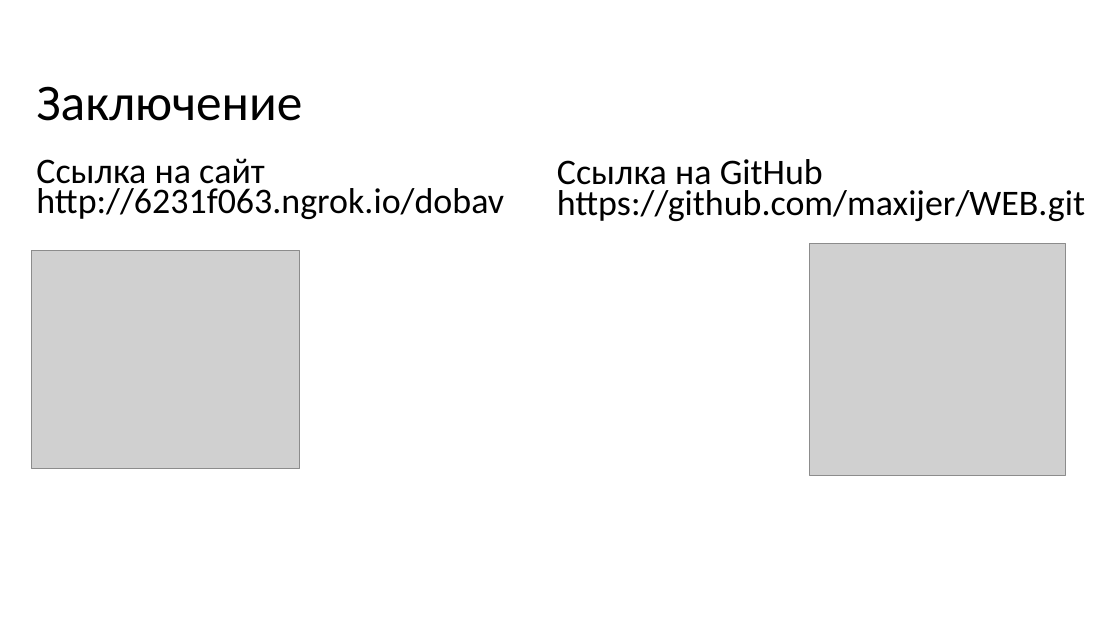
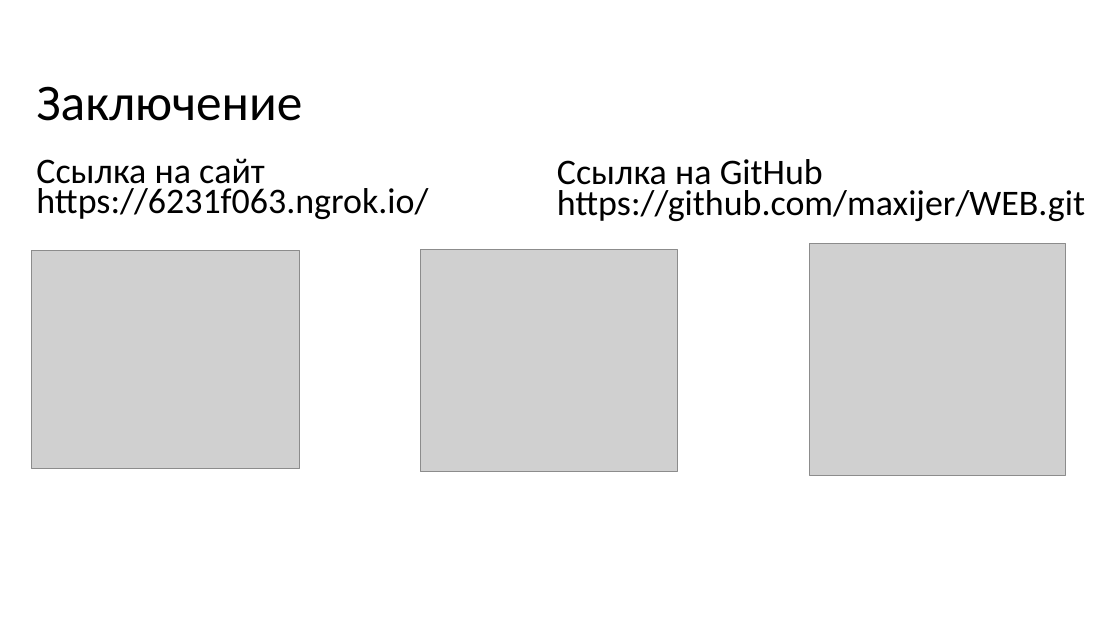
Before and after one commit to maxijer/WEB, a slide deck: slide 9 of Олимпиус.pptm. Drawn at 1120x630 pixels with LibreOffice and Linux fonts; fonts in the diff are those of the drawing; grey boxes stand for pictures; background and template pictures are left out. Boxes give left, top, right and bottom in pixels: in the first picture for what was removed or moved away, otherwise in the second. Text is boxed around its words. In the diff, an @@ line names an element or a change of style, - is before the commit and + after.

Commit message:
end

```diff
--- a/Олимпиус.pptm
+++ b/Олимпиус.pptm
@@ text at (36,158,428,219): text changed @@
-Ссылка на сайт
-http://6231f063.ngrok.io/dobav
+Ссылка на сайт
+https://6231f063.ngrok.io/
@@ picture added at (420,250,677,472) @@
```
Also in this commit, not shown: 1 other slide changed.
